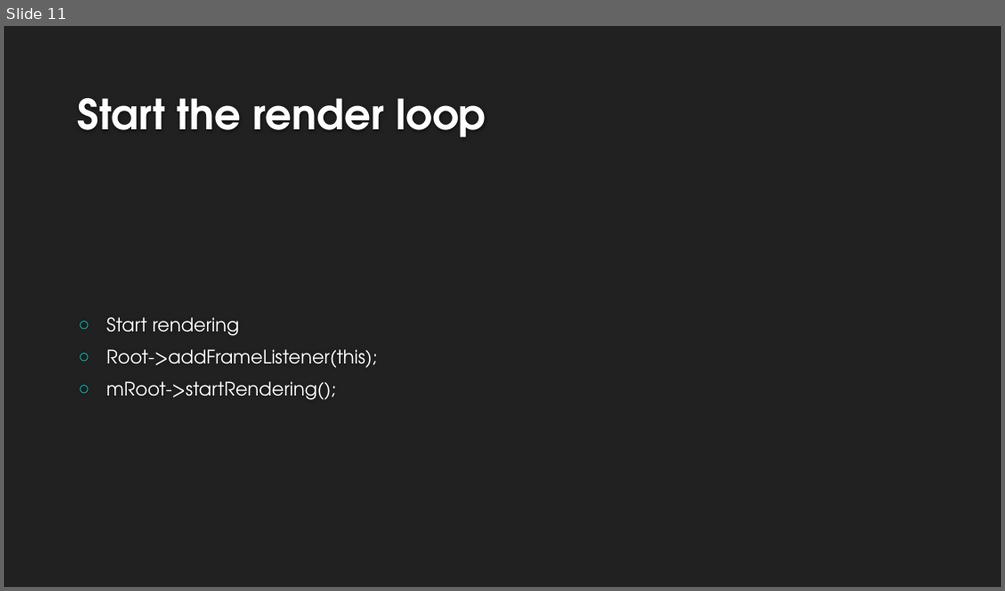
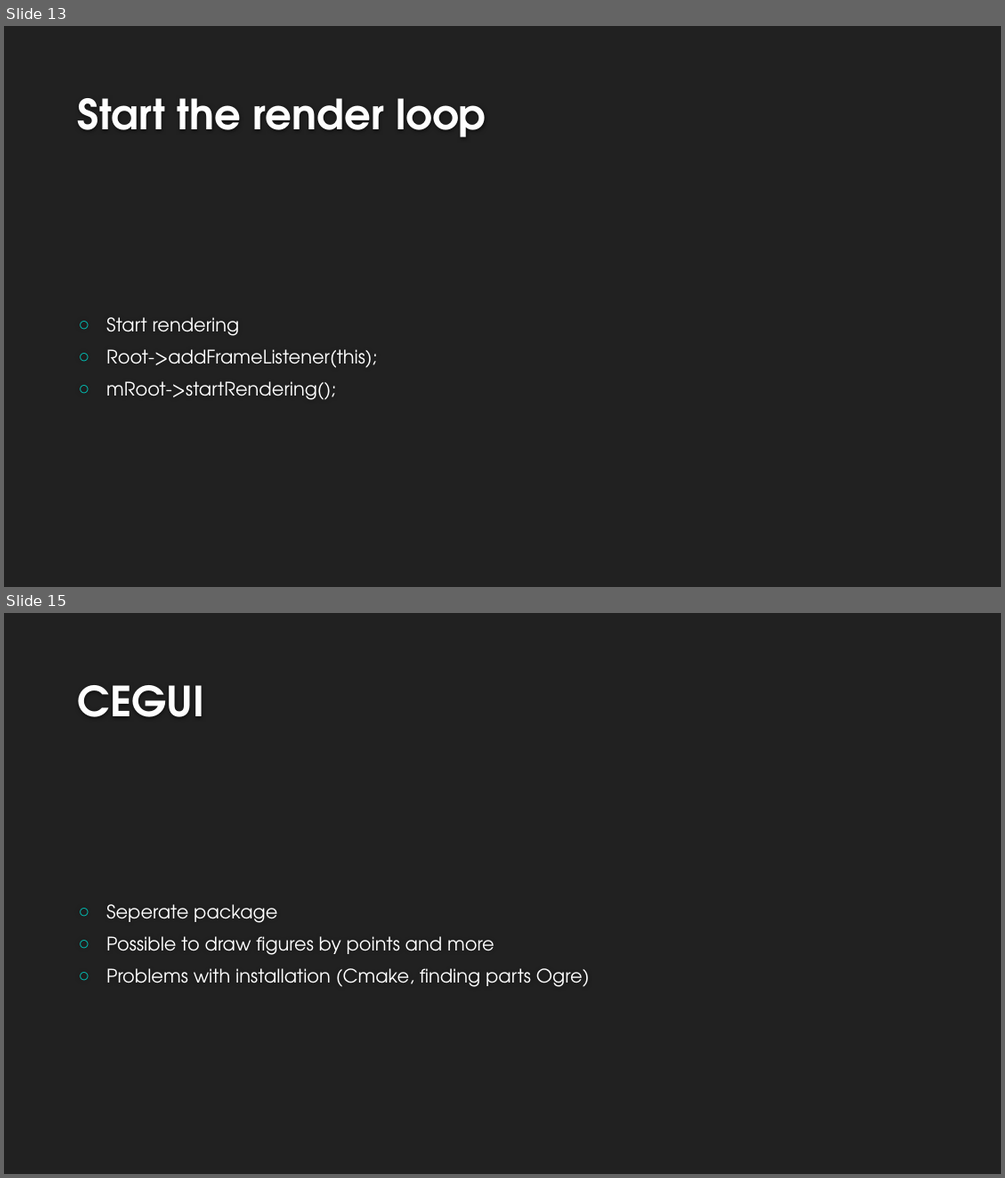
Before and after one commit to sw-eng-2014/BaseApplication, a slide deck: Presentation.pptx. Shown one above the other, each under a label of ours: slide 11 before the commit, slides 13 and 15 after it; the slides between them are not shown. The pictures are 1005x591 and 1005x1178 pixels, drawn with LibreOffice and Linux fonts; fonts in the diff are those of the drawing; background and template pictures are left out. Boxes give left, top, right and bottom in pixels: in the first picture for what was removed or moved away, otherwise in the second. Text is boxed around its words. In the diff, an @@ line names an element or a change of style, - is before the commit and + after.

```diff
--- a/Presentation.pptx
+++ b/Presentation.pptx
@@ slide 15 added at <box>4,613,1001,1174</box>, background #212121 @@
@@ title added at <box>78,685,205,717</box>, 40 pt, text #FEFEFE, bold @@
+CEGUI
@@ text added at <box>106,904,590,987</box>, 18 pt, text #FFFFFF @@
+○ Seperate package
+○ Possible to draw figures by points and more
+○ Problems with installation (Cmake, finding parts Ogre)
@@ what was slide 11 is now slide 13 @@
```
Also in this commit, not shown: 2 slides changed, 4 other slides added, 30 other files.
